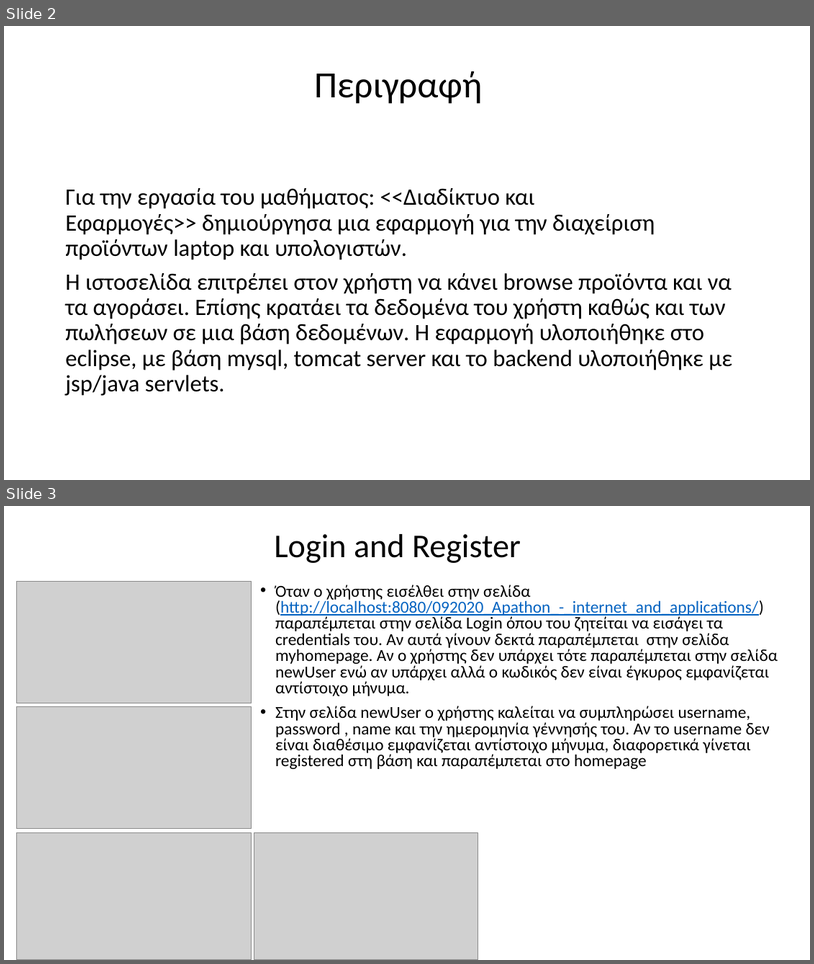
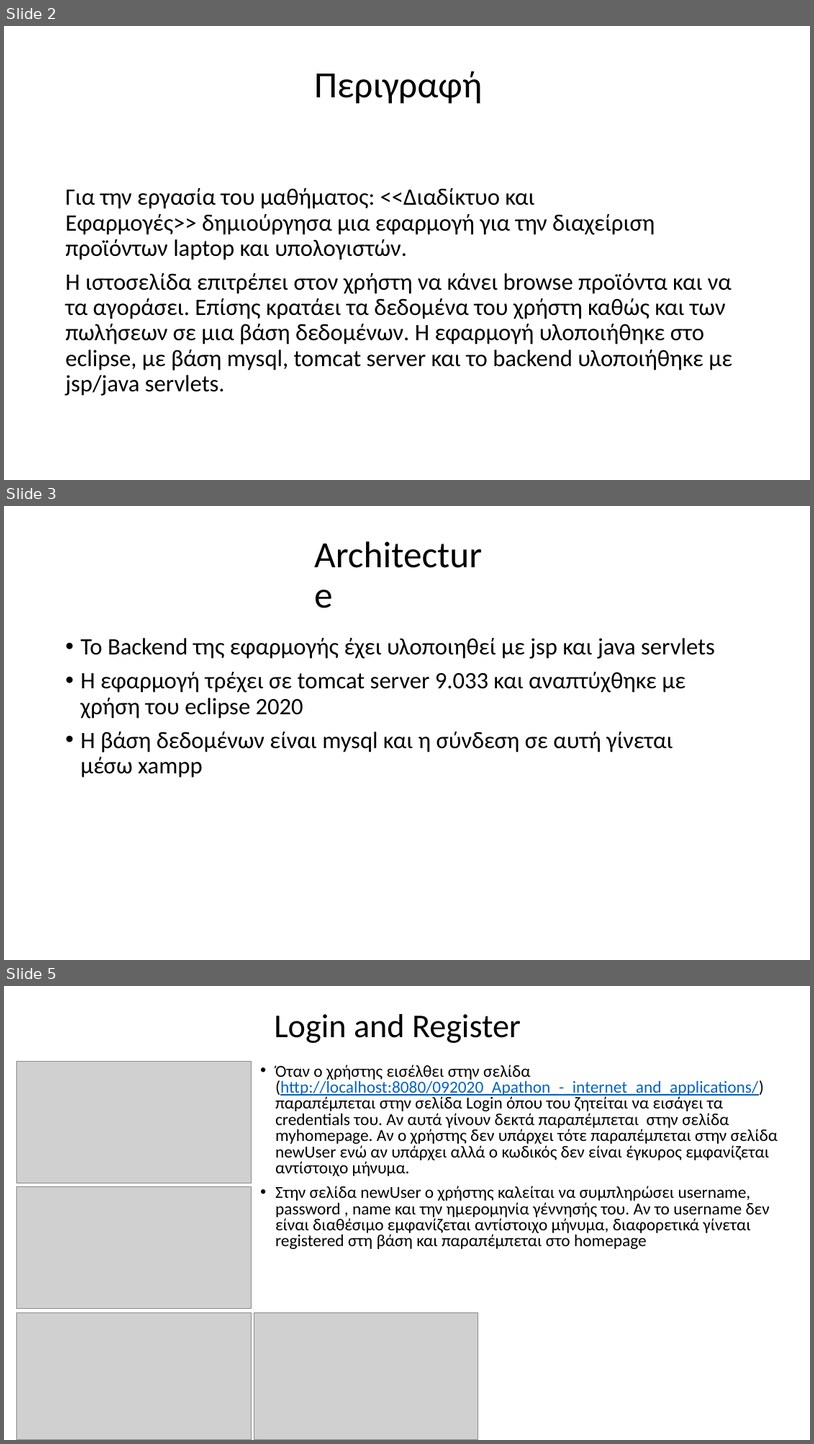
Before and after one commit to panloul/interent-and-applications, a slide deck: Presentation.pptx. Shown one above the other, each under a label of ours: slides 2 and 3 before the commit, slides 2, 3 and 5 after it; the slides between them are not shown. The pictures are 814x964 and 814x1444 pixels, drawn with LibreOffice and Linux fonts; fonts in the diff are those of the drawing; grey boxes stand for pictures. Boxes give left, top, right and bottom in pixels: in the first picture for what was removed or moved away, otherwise in the second. Text is boxed around its words. In the diff, an @@ line names an element or a change of style, - is before the commit and + after.

```diff
--- a/Presentation.pptx
+++ b/Presentation.pptx
@@ slide 3 added at bbox=[4, 506, 810, 960], background #FFFFFF @@
@@ title added at bbox=[309, 532, 506, 620], 44 pt, text #000000 @@
+Architecture
@@ text added at bbox=[80, 638, 715, 777], 28 pt, text #000000 @@
+• Το Backend της εφαρμογής έχει υλοποιηθεί με jsp και java servlets
+• Η εφαρμογή τρέχει σε tomcat server 9.033 και αναπτύχθηκε με χρήση του eclipse 2020
+• Η βάση δεδομένων είναι mysql και η σύνδεση σε αυτή γίνεται μέσω xampp
@@ what was slide 3 is now slide 5 @@
```
Also in this commit, not shown: 2 other slides added.
